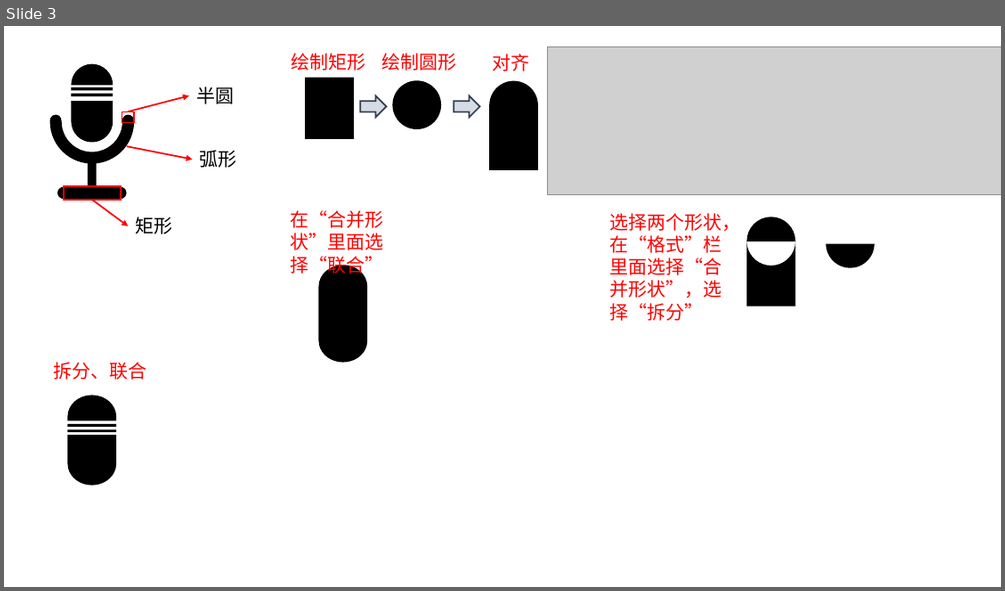
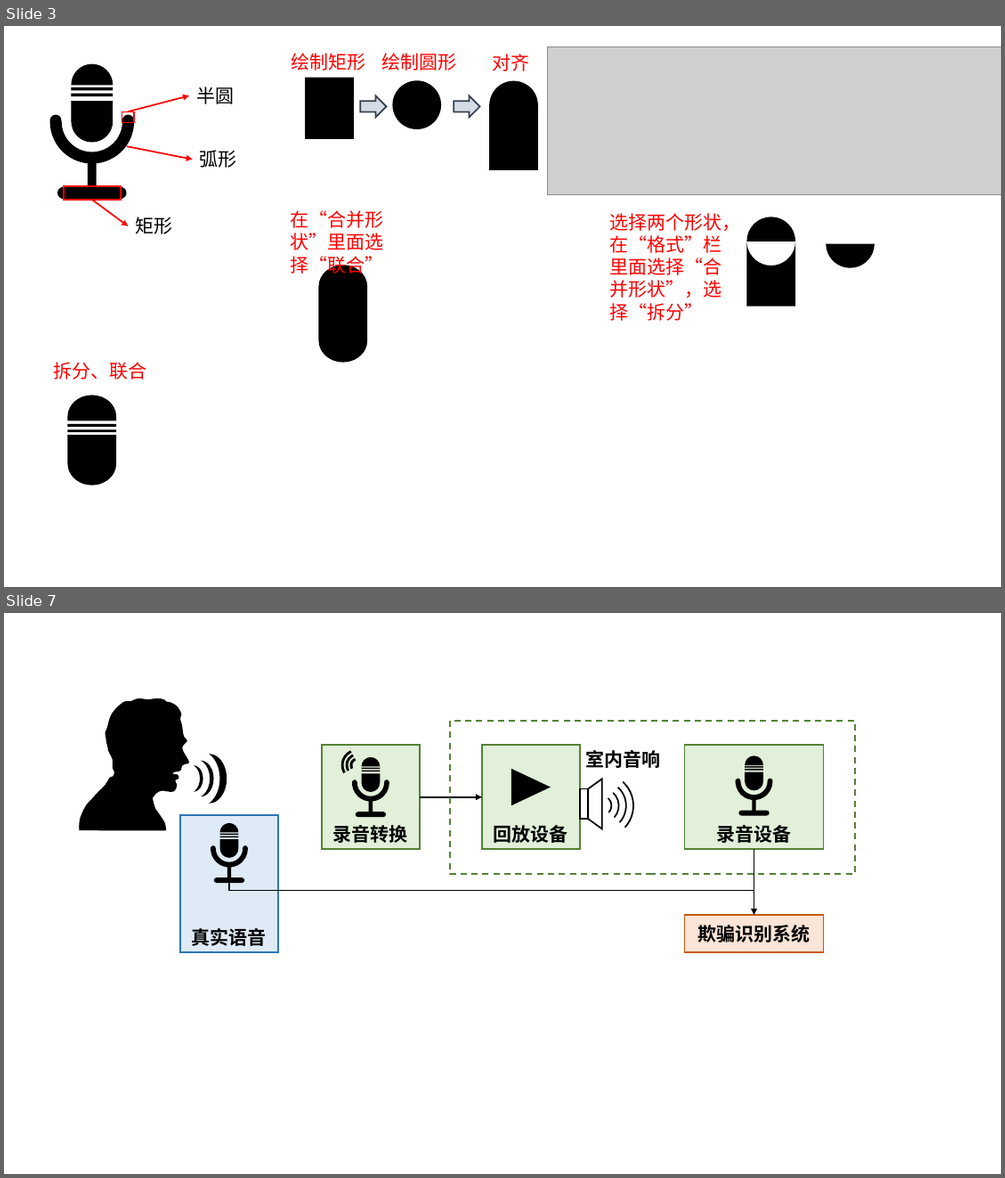
Before and after one commit to ICEORY/iceory.gitbook.io, a slide deck: notes/fig/figure.pptx. Shown one above the other, each under a label of ours: slide 3 before the commit, slides 3 and 7 after it; the slides between them are not shown. The pictures are 1005x591 and 1005x1178 pixels, drawn with LibreOffice and Linux fonts; fonts in the diff are those of the drawing; grey boxes stand for pictures. Boxes give left, top, right and bottom in pixels: in the first picture for what was removed or moved away, otherwise in the second. Text is boxed around its words. In the diff, an @@ line names an element or a change of style, - is before the commit and + after.

```diff
--- a/notes/fig/figure.pptx
+++ b/notes/fig/figure.pptx
@@ slide 7 added at <box>4,613,1001,1174</box>, background #FFFFFF @@
@@ freeform shape added at <box>79,698,189,831</box>, fill #000000 @@
@@ rectangle added at <box>322,745,420,849</box>, fill #E2F0D9, outline #548235 1.5 pt, 18 pt, text #000000, bold @@
+录音转换
@@ rectangle added at <box>451,721,855,875</box>, outline #548235 1.5 pt dashed @@
@@ rectangle added at <box>482,745,580,849</box>, fill #E2F0D9, outline #548235 1.5 pt, 18 pt, text #000000, bold @@
+回放设备
@@ rectangle added at <box>685,745,823,849</box>, fill #E2F0D9, outline #548235 1.5 pt, 18 pt, text #000000, bold @@
+录音设备
@@ moon added at <box>194,765,203,792</box>, fill #000000 @@
@@ moon added at <box>201,761,213,796</box>, fill #000000 @@
@@ moon added at <box>209,754,226,803</box>, fill #000000 @@
@@ freeform shape added at <box>336,751,358,772</box>, fill #000000, outline #000000 1 pt @@
@@ freeform shape added at <box>342,755,358,771</box>, fill #000000, outline #000000 1 pt @@
@@ freeform shape added at <box>348,759,357,768</box>, fill #000000, outline #000000 1 pt @@
@@ freeform shape added at <box>352,757,389,817</box>, fill #000000 @@
@@ flow chart extract added at <box>511,769,551,806</box>, fill #000000 @@
@@ text added at <box>585,750,660,768</box>, 18 pt, text #000000, bold @@
+室内音响
@@ freeform shape added at <box>736,755,773,816</box>, fill #000000 @@
@@ arrow added from (420, 797) to (482, 797), #000000 1.5 pt @@
@@ rectangle added at <box>580,789,588,819</box>, outline #000000 1.5 pt @@
@@ group added at <box>556,761,647,852</box>: 4 arc (boxed as its full ellipse)s @@
@@ flow chart manual operation added at <box>588,779,602,829</box>, outline #000000 1.5 pt @@
@@ rectangle added at <box>180,815,278,952</box>, fill #DEEBF7, outline #2E75B6 1.5 pt, 18 pt, text #000000, bold @@
+真实语音
@@ freeform shape added at <box>210,823,248,883</box>, fill #000000 @@
@@ arrow added from (754, 850) to (754, 915), #000000 1.5 pt @@
@@ line added from (229, 883) to (229, 891), #000000 1.5 pt @@
@@ line added from (229, 891) to (754, 891), #000000 1.5 pt @@
@@ rectangle added at <box>685,915,823,952</box>, fill #FBE5D6, outline #C55A11 1.5 pt, 18 pt, text #000000, bold @@
+欺骗识别系统
```
Also in this commit, not shown: 3 other slides added, 1 slide removed, 26 other files.
